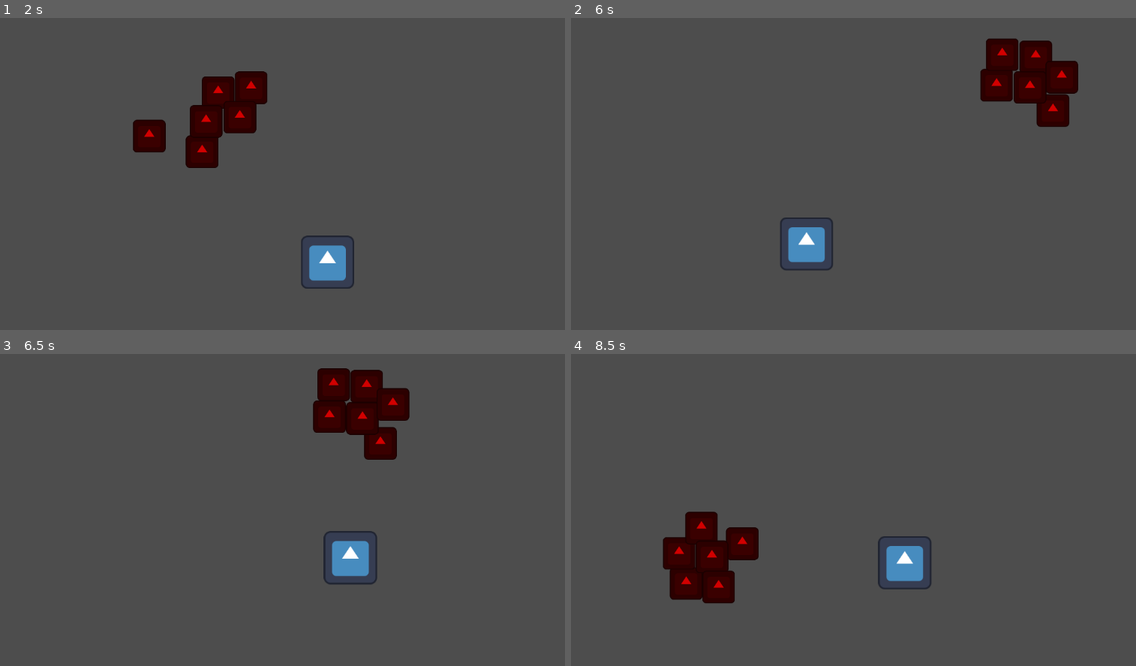
Above: before the commit, frames 1-4 (two rows, left to right).
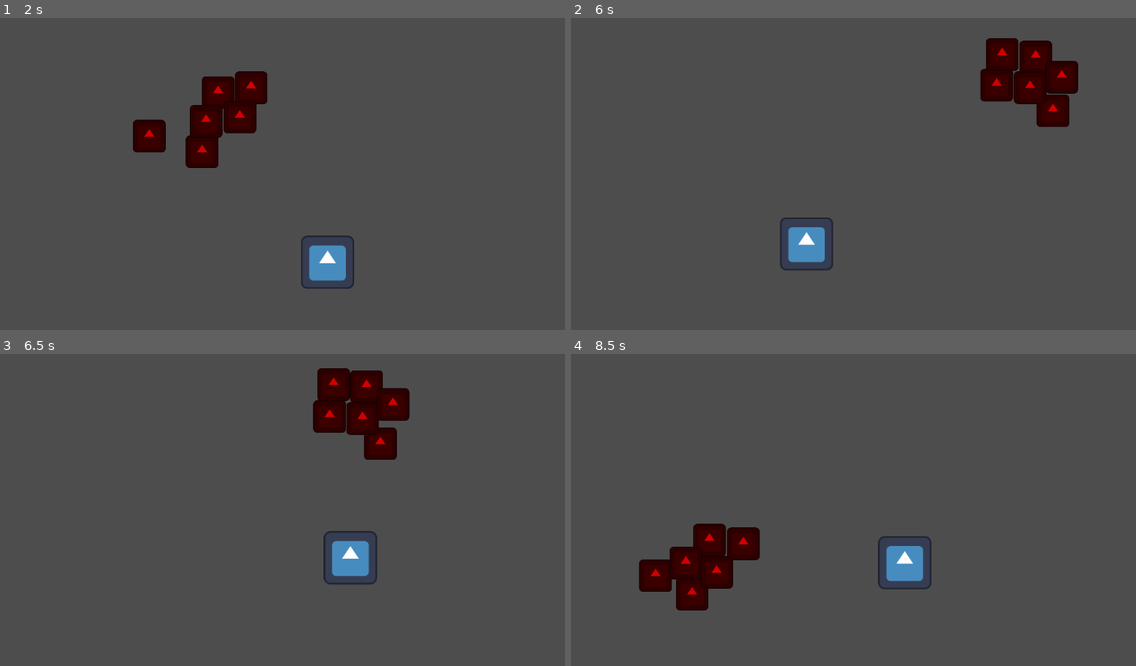
Above: after the commit, the same moments.

Repository: buysnoah/game-off-2025
Game: Godot game, scene res://scenes/main.tscn
Same seed, same stepped clock (60 frames per second), same inputs: the game is played once before the commit and once after it. The engine's default icon, where the game draws it, is replaced by a stand-in: a white triangle on a blue panel in a dark square.
Inputs:
- Up to frame 1 (2 s): hold D (move_right) 0.53-1.28 s; hold S (move_down) from 1.28 s (still down)
- Up to frame 2 (6 s): release S (move_down) at 2.03 s; hold D (move_right) 2.03-2.78 s; hold W (move_up) 2.78-3.53 s; hold A (move_left) 3.53-5.03 s; hold S (move_down) 5.03-5.78 s; hold D (move_right) from 5.78 s (still down)
- Up to frame 3 (6.5 s): keep holding D (move_right)
- Up to frame 4 (8.5 s): release D (move_right) at 6.53 s; hold W (move_up) 6.53-7.28 s; hold D (move_right) 7.28-8.03 s; hold S (move_down) from 8.03 s (still down)

Frame 1 is identical in both runs. In frame 2, less than 0.1% of the frame differs, in the area x 73-89%, y 6-35%; in frame 3, less than 0.1%; in frame 4, 2.1%, in the area x 12-34%, y 50-83%.

Commit message:
Rename script

Diff:
--- a/character_body_2d.gd
+++ b/scenes/player.gd
@@ -1,6 +1,7 @@
 extends CharacterBody2D
 
 @export var SPEED = 500.0
+@export var HEALTH = 100
 
 @export var MOVE_RIGIDITY = 9
 @export var MOVE_FLOAT = 0.2
--- a/scenes/player.tscn
+++ b/scenes/player.tscn
@@ -1,12 +1,14 @@
-[gd_scene load_steps=5 format=3 uid="uid://blppn7t57n4vd"]
+[gd_scene load_steps=6 format=3 uid="uid://blppn7t57n4vd"]
 
-[ext_resource type="Script" uid="uid://b61tjj5wubbgo" path="res://character_body_2d.gd" id="1_onrkg"]
+[ext_resource type="Script" uid="uid://b61tjj5wubbgo" path="res://scenes/player.gd" id="1_onrkg"]
 [ext_resource type="Texture2D" uid="uid://cmyyciyif42af" path="res://icon.svg" id="2_i3pqv"]
 
 [sub_resource type="CircleShape2D" id="CircleShape2D_hqtel"]
 radius = 64.0
 
 [sub_resource type="CanvasItemMaterial" id="CanvasItemMaterial_sweqy"]
+
+[sub_resource type="RectangleShape2D" id="RectangleShape2D_g2els"]
 
 [node name="Player" type="CharacterBody2D"]
 scale = Vector2(0.8, 0.8)
@@ -19,3 +21,11 @@
 [node name="Sprite2D" type="Sprite2D" parent="."]
 material = SubResource("CanvasItemMaterial_sweqy")
 texture = ExtResource("2_i3pqv")
+
+[node name="Hitbox" type="Area2D" parent="."]
+collision_mask = 2
+
+[node name="CollisionShape2D" type="CollisionShape2D" parent="Hitbox"]
+scale = Vector2(0.99999994, 0.99999994)
+shape = SubResource("RectangleShape2D_g2els")
+debug_color = Color(0.10258619, 0.6323629, 0.41770718, 0.41960785)
Renamed: character_body_2d.gd.uid -> scenes/player.gd.uid
